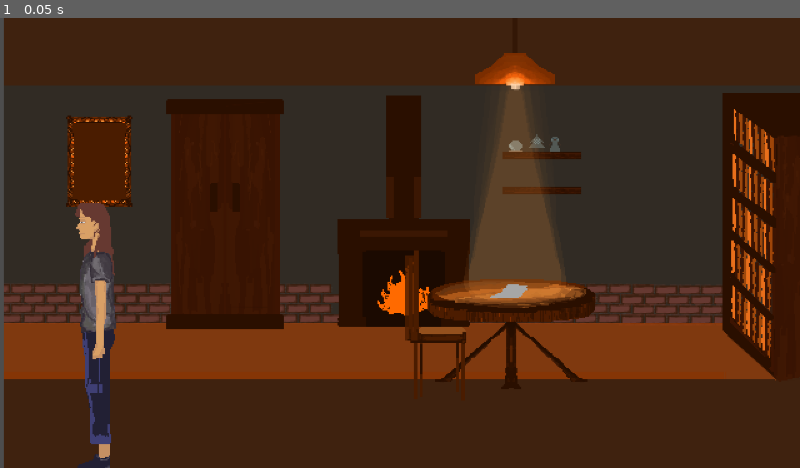
Above: before the commit, frame 1.
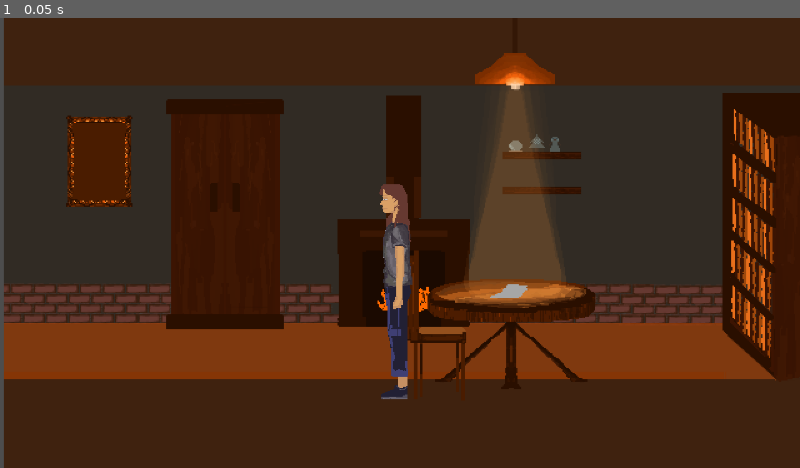
Above: after the commit, the same moment.

Repository: Pipocas-Tristes/carimbo-game
Game: Godot game, scene res://telas/sala_supervisor.tscn
Two runs of this game, one before a commit and one after it. Both use one fixed random seed, a clock stepped at 60 frames per second and the inputs below. This scene is started directly instead of the project's main scene. Sound files missing from this copy of the repository are replaced by a short silence.
Inputs:
- Up to frame 1 (0.05 s): no input

The runs differ from the first frame. In frame 1, 3.3% of the frame differs, in the area x 9-52%, y 36-100%.

Commit message:
feat: alguma coisa que eu nn sei

Diff:
--- a/carimbo-game/telas/sala_supervisor.tscn
+++ b/carimbo-game/telas/sala_supervisor.tscn
@@ -58,7 +58,6 @@
 height = 198.0
 
 [node name="Sala supervisor" type="Node2D" unique_id=1338423675]
-position = Vector2(0, -1)
 script = ExtResource("1_jctne")
 
 [node name="SalaDoSupervisorTeste" type="Sprite2D" parent="." unique_id=993532256]
@@ -76,7 +75,8 @@
 [node name="Player" type="CharacterBody2D" parent="." unique_id=1104297858]
 light_mask = 15
 visibility_layer = 15
-position = Vector2(76, 263)
+position = Vector2(316, 225)
+scale = Vector2(0.80013084, 0.80013084)
 script = ExtResource("2_jctne")
 
 [node name="AnimatedSprite2D" type="AnimatedSprite2D" parent="Player" unique_id=1213480509]
